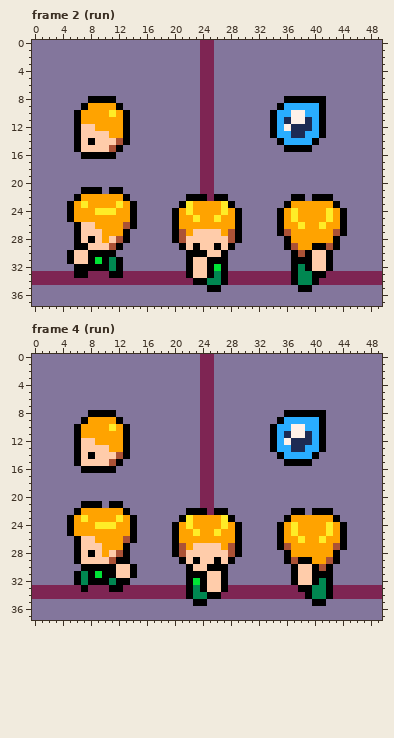
Two versions of one pixel-art file, actor/littlewood/littlewood_style_character_template_0002.aseprite. Above, as it was before the edit.
50x38 pixels, 5 frames. Shown: frame 2 (run), frame 4 (run).
The same view after the edit:
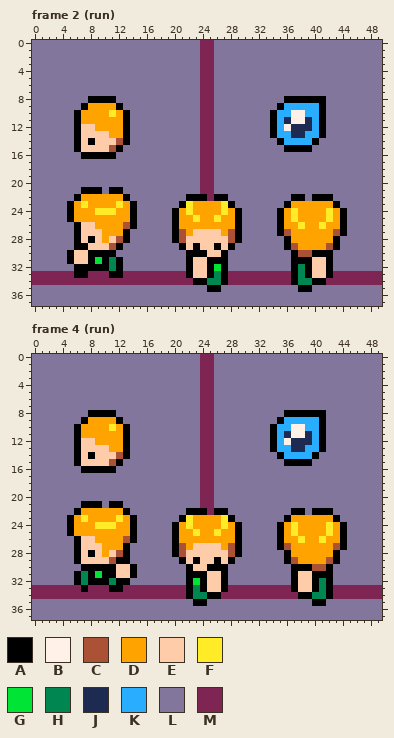
Palette (. is transparent): A #000000  B #fff1e8  C #ab5236  D #ffa300  E #ffccaa  F #ffec27  G #00e436  H #008751  J #1d2b53  K #29adff  L #83769c  M #7e2553
The exact change:
Changed rows in their new state; - is an unchanged pixel.
Frame 2 (run), layer "body_back":
first column x 39:
29 -DD-
30 CAA-
33 AEEA
34 --A-
Frame 4 (run), layer "body_back":
first column x 37:
29 -DD-
30 -AAC
33 AEEA
34 -A--
Boxes around the changes in both pictures, in picture pixels (x1, y1, x2, y2):
changed: (305, 243, 333, 285)
changed: (291, 557, 319, 599)
